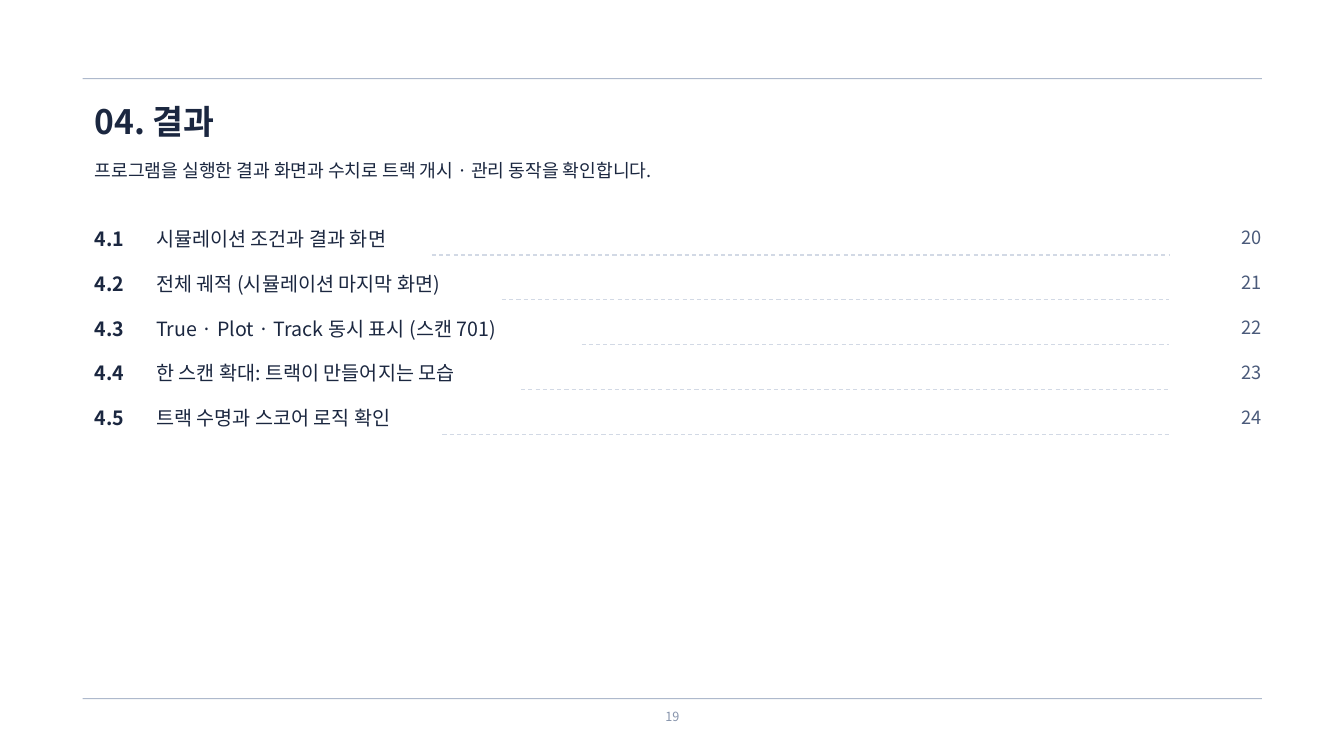
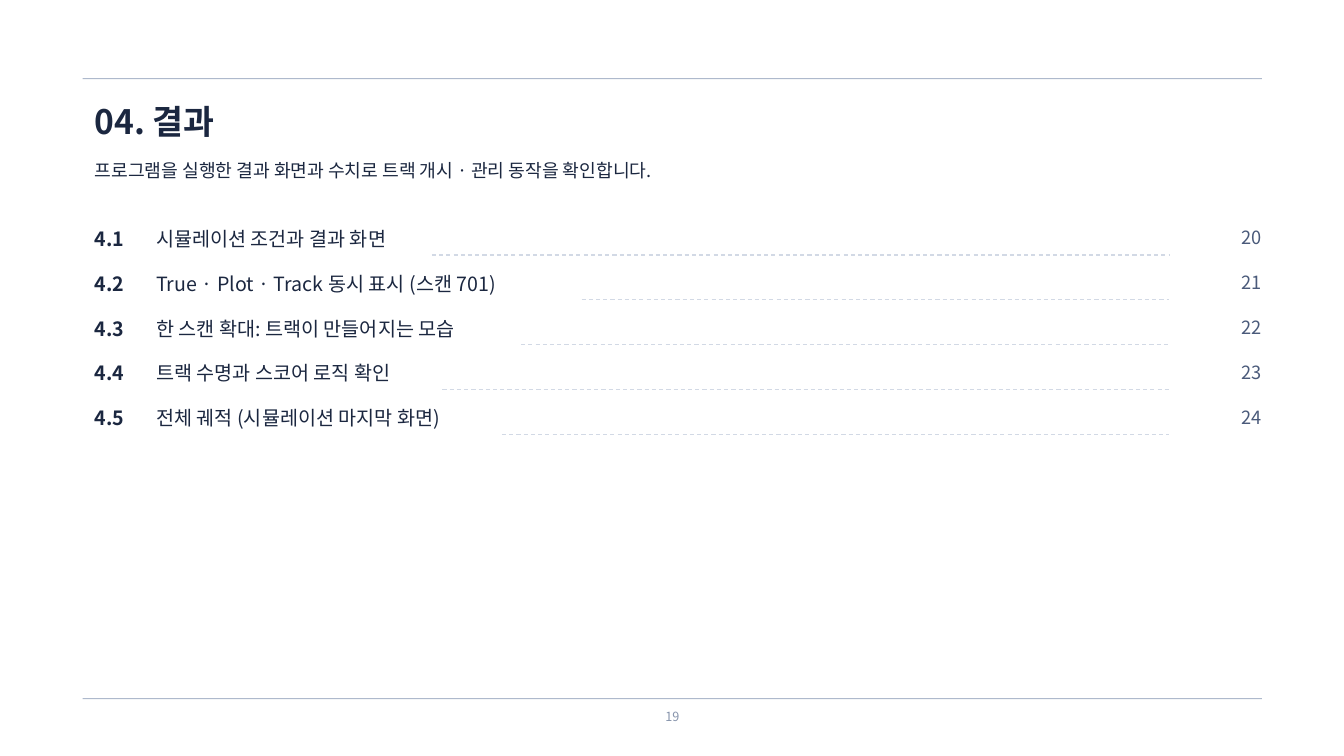
Before and after one commit to harley-hwan/radar-sw-study, a slide deck: slide 19 of Part5_Track_Init_Mgmt/ref/산출물/Chapter5_TrackInitMgmt.pptx. Drawn at 1344x756 pixels with LibreOffice and Linux fonts; fonts in the diff are those of the drawing. Boxes give left, top, right and bottom in pixels: in the first picture for what was removed or moved away, otherwise in the second. Text is boxed around its words. In the diff, an @@ line names an element or a change of style, - is before the commit and + after.

```diff
--- a/Part5_Track_Init_Mgmt/ref/산출물/Chapter5_TrackInitMgmt.pptx
+++ b/Part5_Track_Init_Mgmt/ref/산출물/Chapter5_TrackInitMgmt.pptx
@@ 3 texts: place and size @@
-3 texts at <box>156,319,496,427</box>
+3 texts at <box>156,274,496,382</box>
@@ line moved from (502, 299) - (1170, 299) to (582, 299) - (1170, 299) @@
@@ line moved from (582, 345) - (1170, 345) to (521, 345) - (1170, 345) @@
@@ line moved from (521, 389) - (1170, 389) to (443, 389) - (1170, 389) @@
@@ text "전체 궤적 (시뮬레이션 마지막 화면)": place and size @@
-text "전체 궤적 (시뮬레이션 마지막 화면)" at <box>156,274,440,295</box>
+text "전체 궤적 (시뮬레이션 마지막 화면)" at <box>156,408,440,429</box>
@@ line moved from (443, 435) - (1170, 435) to (502, 435) - (1170, 435) @@
```
Also in this commit, not shown: 9 other slides changed, 1 slide added, 1 slide removed, 13 other files.
